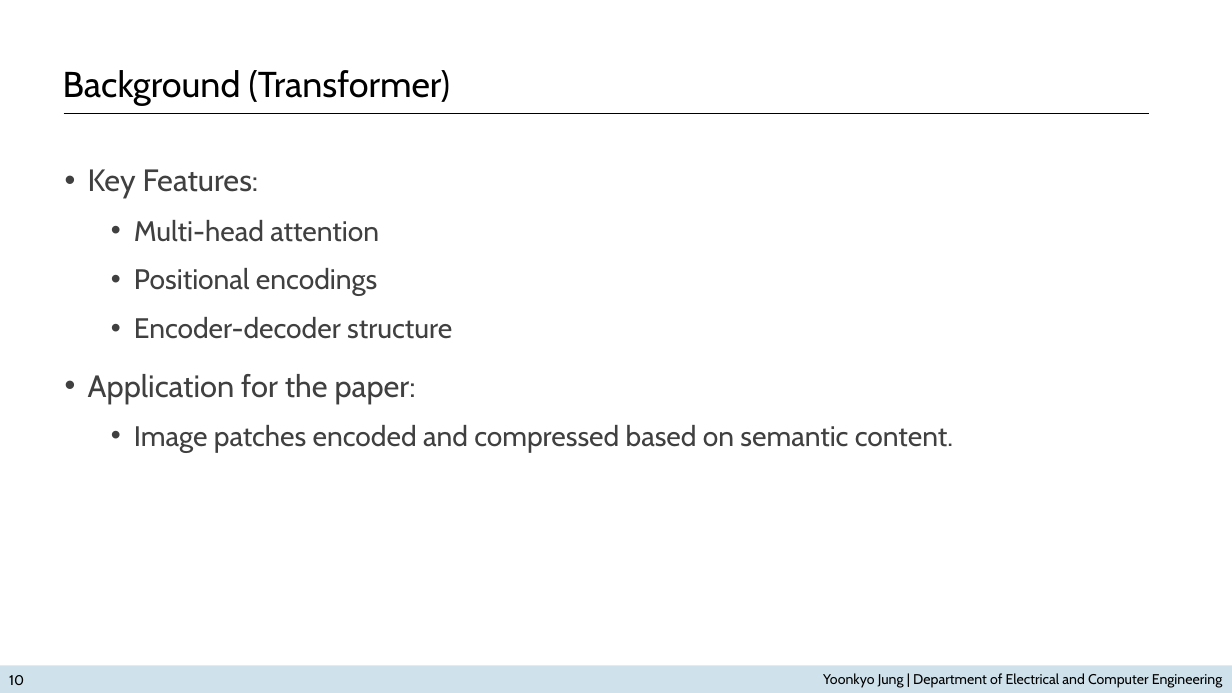
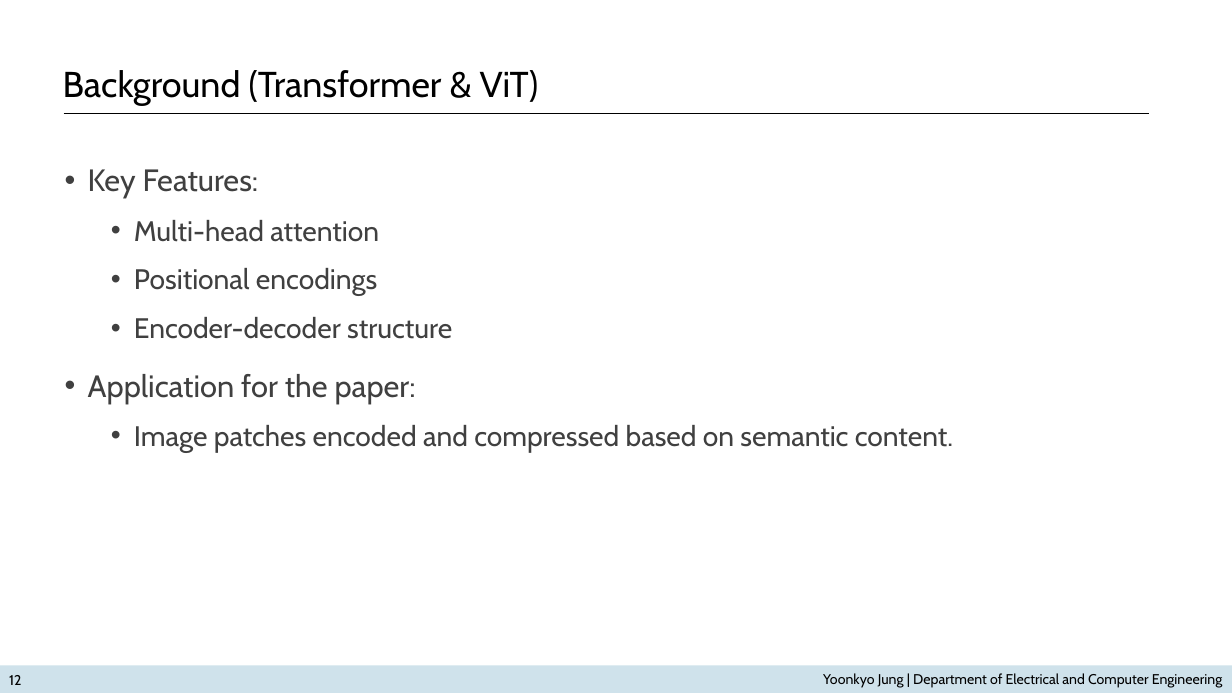
Before and after one commit to ByeokjinLee/ByeokjinLee.github.io, a slide deck: slide 12 of slides_ykjung.pptx (slide 10 before the commit). Drawn at 1232x693 pixels with LibreOffice and Linux fonts; fonts in the diff are those of the drawing. Boxes give left, top, right and bottom in pixels: in the first picture for what was removed or moved away, otherwise in the second. Text is boxed around its words. In the diff, an @@ line names an element or a change of style, - is before the commit and + after.

```diff
--- a/slides_ykjung.pptx
+++ b/slides_ykjung.pptx
@@ text at (63,70,539,106): text changed @@
-Background (Transformer)
+Background (Transformer & ViT)
@@ page number at (9,675,21,685): text changed @@
-10
+12
```
Also in this commit, not shown: 5 other slides changed, 1 slide added, 2 slides removed, 1 other file.
